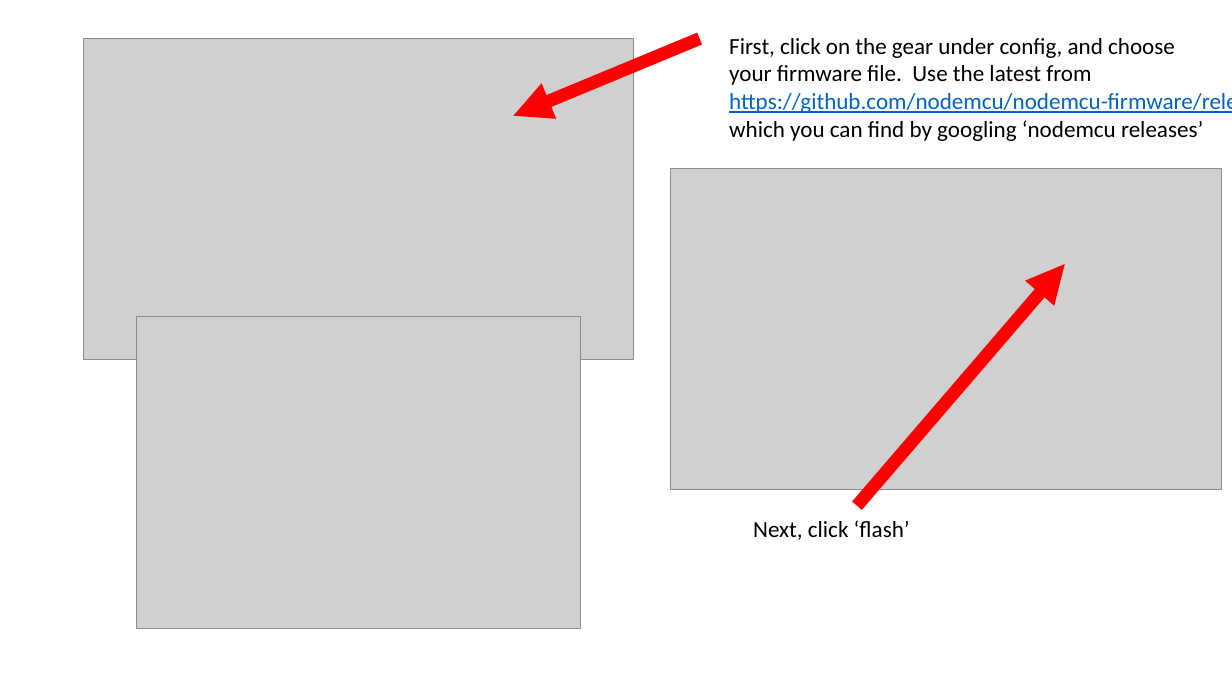
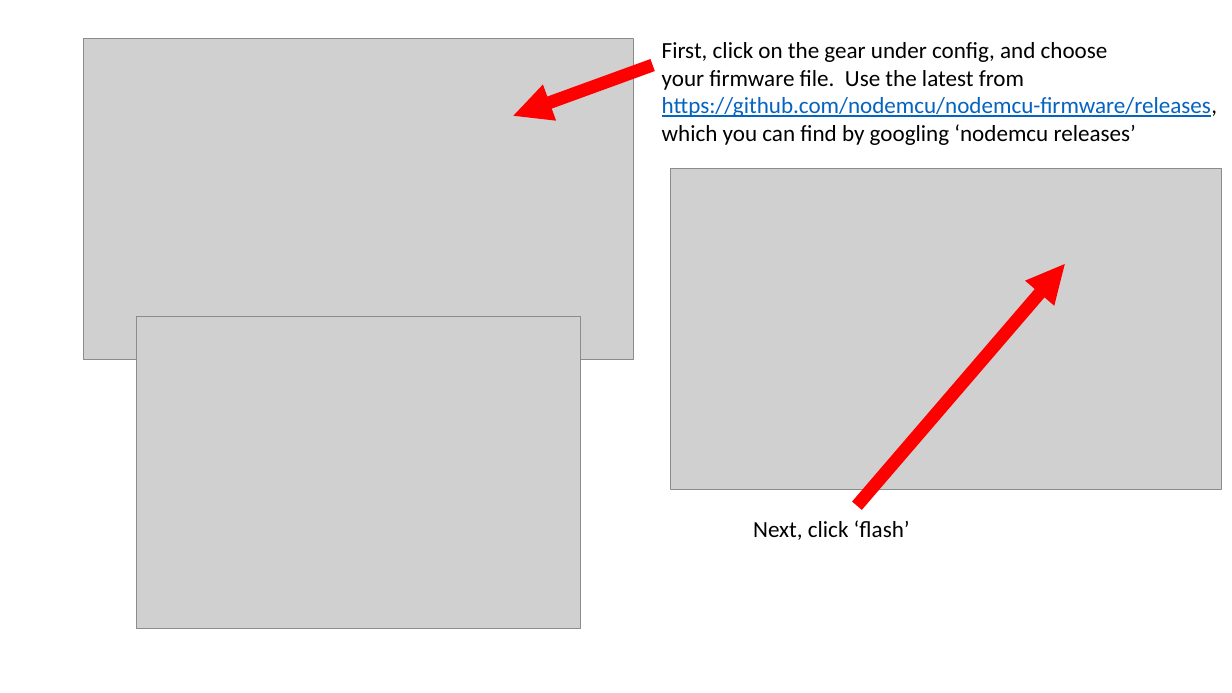
Before and after one commit to wordsforthewise/nate-g, a slide deck: slide 3 of docs/NodeMCUonWindows.pptx. Drawn at 1232x693 pixels with LibreOffice and Linux fonts; fonts in the diff are those of the drawing; grey boxes stand for pictures. Boxes give left, top, right and bottom in pixels: in the first picture for what was removed or moved away, otherwise in the second. Text is boxed around its words. In the diff, an @@ line names an element or a change of style, - is before the commit and + after.

```diff
--- a/docs/NodeMCUonWindows.pptx
+++ b/docs/NodeMCUonWindows.pptx
@@ text "First, click on the gear ..." rewrapped from (729, 38, 1232, 141) to (662, 42, 1217, 145) @@
@@ arrow moved from (700, 39) - (514, 116) to (653, 65) - (514, 116) @@
```
Also in this commit, not shown: 7 other slides changed, 1 other file.
